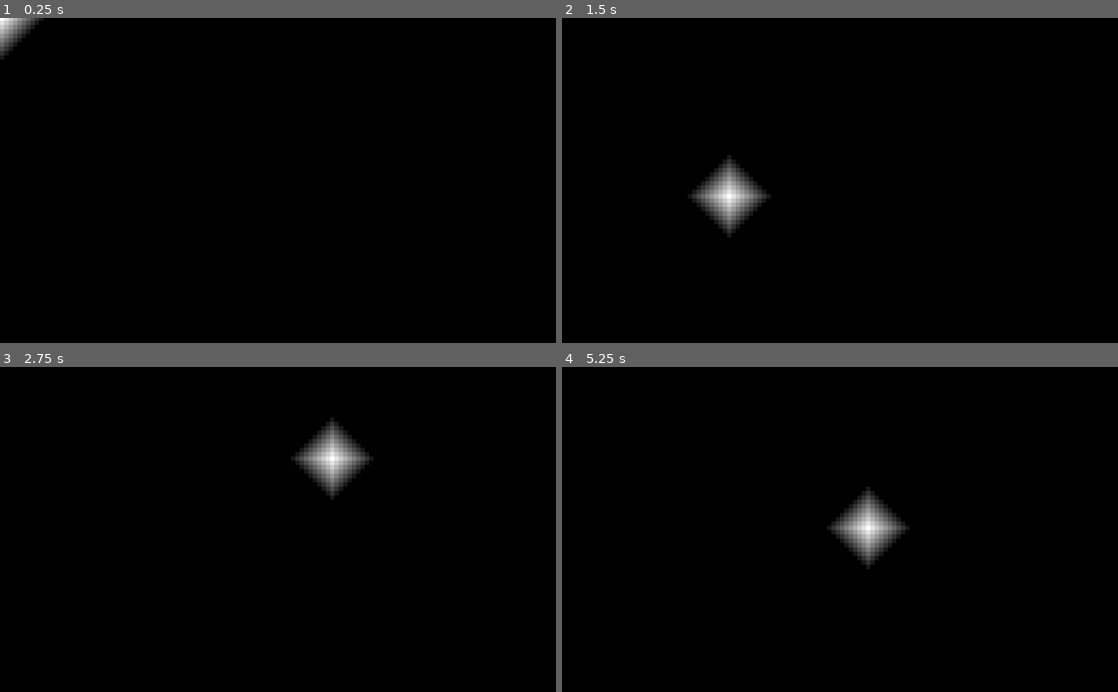
Above: before the commit, frames 1-4 (two rows, left to right).
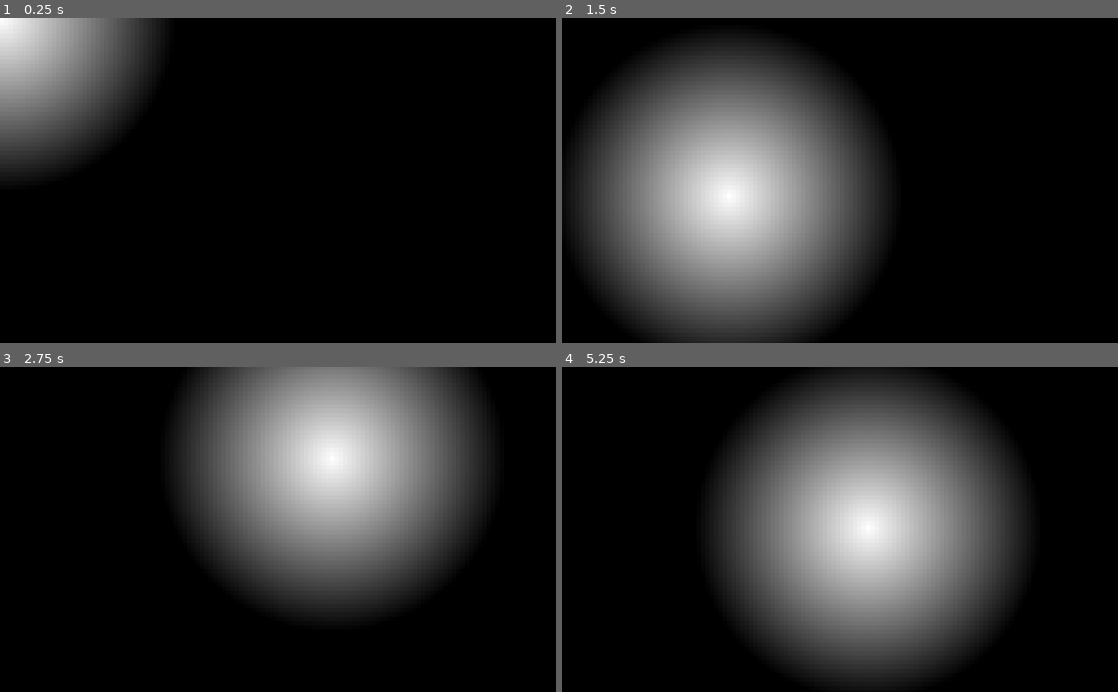
Above: after the commit, the same moments.

Repository: Germenzi/TileLights
Game: Godot game, scene res://Main.tscn
Two runs of this game, one before a commit and one after it. Both use one fixed random seed, a clock stepped at 60 frames per second and the inputs below.
Inputs (mouse positions are in pixels of both pictures, inside the frame that each line leads up to):
- Up to frame 1 (0.25 s): no input
- Up to frame 2 (1.5 s): tap Enter at 0.5 s; move the mouse to (962, 164) at 0.52 s; tap Space at 1.25 s; move the mouse to (728, 196) at 1.27 s
- Up to frame 3 (2.75 s): tap Enter at 2 s; move the mouse to (333, 458) at 2.02 s
- Up to frame 4 (5.25 s): tap Space at 2.75, 4.25 s; move the mouse to (812, 594) at 2.77 s; tap Enter at 3.5 s; move the mouse to (1006, 578) at 3.52 s; move the mouse to (673, 480) at 4.27 s; move the mouse to (867, 529) at 5.02 s

The runs differ from the first frame. In frame 1, 11% of the frame differs, in the area x 0-29%, y 0-49%; in frame 2, 42%; in frame 3, 36%; in frame 4, 43%, in the area x 26-84%, y 0-99%.

Commit message:
Added circle lighter shape

Diff:
--- a/Main.tscn
+++ b/Main.tscn
@@ -12,6 +12,16 @@
 
 var surf
 var obstacles:PoolVector2Array = PoolVector2Array()
+
+# For performance comparison
+func add_lighter_2(cell:Vector2, distance:int):
+	var x0:int = cell.x
+	var y0:int = cell.y
+
+	for y in range(-distance, distance+1):
+		for x in range(abs(y)-distance, distance-abs(y)+1):
+			if check_visible(Vector2(x0, y0), Vector2(x0+x, y0+y), obstacles):
+				light_cell(Vector2(x+x0, y+y0), (distance-abs(x)-abs(y))/float(distance))
 
 func check_visible(start:Vector2, goal:Vector2, obsts):
 	var steep = abs(goal.y-start.y) > abs(goal.x-start.x)
@@ -47,7 +57,7 @@
 
 	return true
 
-func add_lighter(cell:Vector2, distance:int):
+func add_circle_lighter(cell:Vector2, distance:int):
 	var x0:int = cell.x
 	var y0:int = cell.y
 	var obsts1 = []
@@ -62,9 +72,11 @@
 	var phi_x:float
 	var phi_y:float
 
+	var x_scale:float
+
 	for y in range(distance+1):
-		for x in range(distance-y+1):
-
+		x_scale = sqrt(distance*distance - y*y)/distance
+		for x in range(distance*x_scale + 1):
 			phi_x = float(y)/x if x != 0 else distance*distance
 			phi_y = float(x)/y if y != 0 else distance*distance
 
@@ -109,6 +121,82 @@
 						4:
 							flag4 = false
 
+			var lights = (distance - point_distance(Vector2(x0, y0), Vector2(x+x0, y+y0)))/distance
+			if x != 0:
+				if flag3:
+					light_cell(Vector2(x+x0, y+y0), lights)
+				if y != 0 and flag4:
+					light_cell(Vector2(x+x0, -y+y0), lights)
+			if y != 0 and flag1:
+				light_cell(Vector2(-x+x0, -y+y0), lights)
+			if flag2:
+				light_cell(Vector2(-x+x0, y+y0), lights)
+
+func point_distance(cell1:Vector2, cell2:Vector2):
+	return (cell1-cell2).length()
+
+func add_rhombous_lighter(cell:Vector2, distance:int):
+	var x0:int = cell.x
+	var y0:int = cell.y
+	var obsts1 = []
+	var obsts2 = []
+	var quarts = []
+
+	var flag1:bool
+	var flag2:bool
+	var flag3:bool
+	var flag4:bool
+
+	var phi_x:float
+	var phi_y:float
+
+	for y in range(distance+1):
+		for x in range(distance-y+1):
+
+			phi_x = float(y)/x if x != 0 else distance*distance
+			phi_y = float(x)/y if y != 0 else distance*distance
+
+			flag1 = true
+			flag2 = true
+			flag3 = true
+			flag4 = true
+
+			if Vector2(x+x0, y+y0) in obstacles:
+				obsts1.append((y-0.5)/(x+0.5))
+				obsts2.append((x-0.5)/(y+0.5))
+				quarts.append(3)
+				flag3 = false
+
+			if Vector2(-x+x0, -y+y0) in obstacles:
+				obsts1.append((y-0.5)/(x+0.5))
+				obsts2.append((x-0.5)/(y+0.5))
+				quarts.append(1)
+				flag1 = false
+
+			if Vector2(-x+x0, y+y0) in obstacles:
+				obsts1.append((y-0.5)/(x+0.5))
+				obsts2.append((x-0.5)/(y+0.5))
+				quarts.append(2)
+				flag2 = false
+
+			if Vector2(x+x0, -y+y0) in obstacles:
+				obsts1.append((y-0.5)/(x+0.5))
+				obsts2.append((x-0.5)/(y+0.5))
+				quarts.append(4)
+				flag4 = false
+
+			for i in range(len(obsts1)):
+				if (phi_x > obsts1[i] and phi_y > obsts2[i]):
+					match quarts[i]:
+						3:
+							flag3 = false
+						1:
+							flag1 = false
+						2:
+							flag2 = false
+						4:
+							flag4 = false
+
 			if x != 0:
 				if flag3:
 					light_cell(Vector2(x+x0, y+y0), (distance-x-y)/float(distance))
@@ -120,7 +208,7 @@
 				light_cell(Vector2(-x+x0, y+y0), (distance-x-y)/float(distance))
 
 
-func add_direct_light(cell:Vector2, distance:int, angle:float):
+func add_direct_lighter(cell:Vector2, distance:int, angle:float):
 	var x0:int = cell.x
 	var y0:int = cell.y
 	var obsts1 = []
@@ -133,8 +221,11 @@
 	var phi_x:float
 	var phi_y:float
 
+	var y_scale:float
+
 	for x in range(distance+1):
-		for y in range(int(x*tan(angle/2))+1):
+		y_scale = tan(angle/2)
+		for y in range(x*y_scale + 1):
 
 			flag1 = true
 			flag2 = true
@@ -168,22 +259,7 @@
 			if flag2 and y != 0:
 				light_cell(Vector2(x+x0, -y+y0), (distance-x)/float(distance))
 
-
-# For performance comparison
-func add_lighter_2(cell:Vector2, distance:int):
-	var x0:int = cell.x
-	var y0:int = cell.y
-
-	for y in range(-distance, distance+1):
-		for x in range(abs(y)-distance, distance-abs(y)+1):
-			if check_visible(Vector2(x0, y0), Vector2(x0+x, y0+y), obstacles):
-				light_cell(Vector2(x+x0, y+y0), (distance-abs(x)-abs(y))/float(distance))
-
-
 func _process(delta):
-
-	if Input.is_action_just_pressed(\"mouse_middle\"):
-		add_lighter_2(pixel2cell(get_local_mouse_position()), 80)
 
 	if Input.is_action_pressed(\"mouse_right\"):
 		obstacles.append(pixel2cell(get_local_mouse_position()))
@@ -194,10 +270,14 @@
 	if Input.is_action_just_pressed(\"ui_down\"):
 		obstacles = PoolVector2Array()
 
+	# I used visual server for to get rid of _draw
+	# Updating canvas every frame is not necessary
+
 	clear_lights()
-	add_lighter(pixel2cell(get_local_mouse_position()), 10)
-#	add_lighter_2(pixel2cell(get_local_mouse_position()), 30)
-#	add_direct_light(pixel2cell(get_local_mouse_position()), 60, PI/4)
+	# ctrl + k
+	add_circle_lighter(pixel2cell(get_local_mouse_position()), 40)
+#	add_rhombous_lighter(pixel2cell(get_local_mouse_position()), 40)
+#	add_direct_lighter(pixel2cell(get_local_mouse_position()), 80, PI/4)
 
 	update()
 
@@ -206,18 +286,10 @@
 	VisualServer.canvas_item_set_parent(surf, get_canvas_item())
 
 func _draw():
-#	draw_grid()
 	for i in obstacles:
 		draw_rect(Rect2(cell2pixel(i), Vector2(1, 1)*cell_size), Color.red)
 
 	draw_rect(Rect2(cell2pixel(pixel2cell(get_local_mouse_position())), Vector2(1, 1)*cell_size), Color.blue)
-
-func draw_grid():
-	for i in range(map_width+1):
-		draw_line(cell2pixel(Vector2(i, 0)), cell2pixel(Vector2(i, map_height)), map_color)
-
-	for i in range(map_height+1):
-		draw_line(cell2pixel(Vector2(0, i)), cell2pixel(Vector2(map_width, i)), map_color)
 
 func cell2pixel(cell:Vector2):
 	return cell*cell_size
